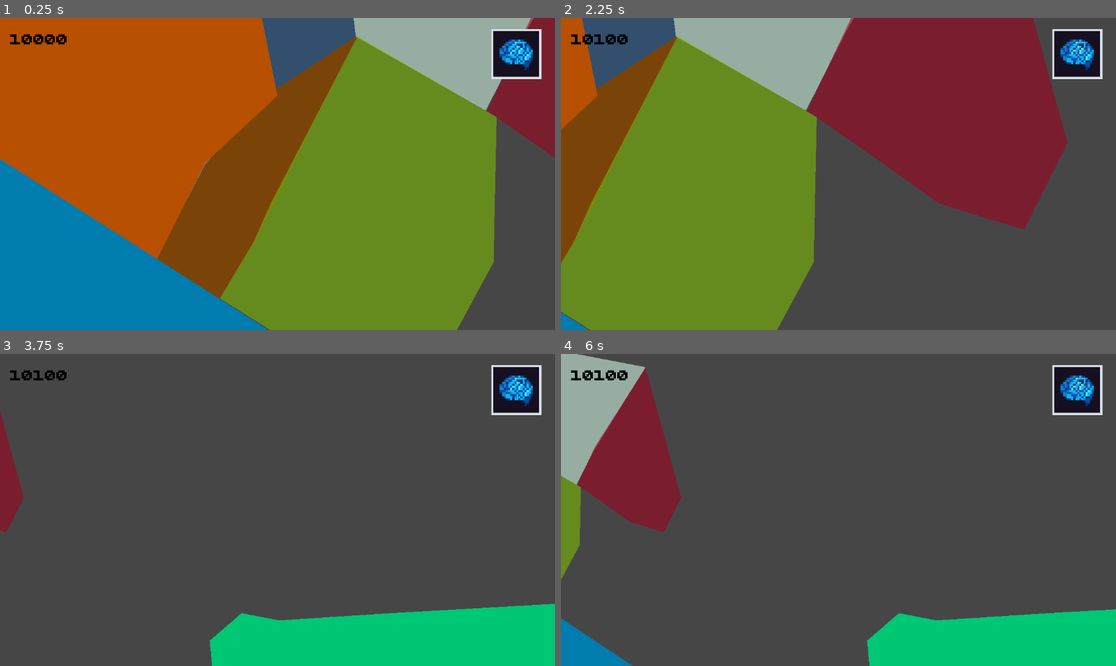
Above: before the commit, frames 1-4 (two rows, left to right).
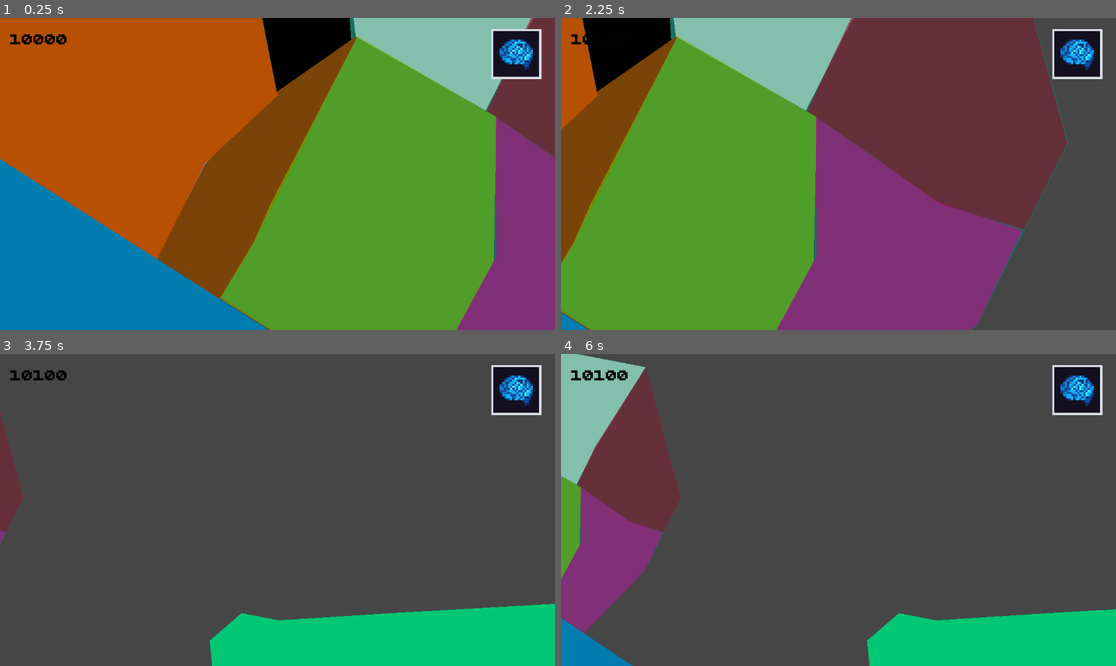
Above: after the commit, the same moments.

Repository: azizul987/Sawit-io
Game: Godot game, scene res://Scene/main.tscn
The game is run twice, just before and just after one commit, with the same random seed, the same clock (stepped at 60 frames per second) and the same inputs.
Inputs (mouse positions are in pixels of both pictures, inside the frame that each line leads up to):
- Up to frame 1 (0.25 s): no input
- Up to frame 2 (2.25 s): click (1077, 55) at 0.5 s; click (1077, 55) at 1.25 s; tap Enter at 2 s; move the mouse to (960, 158) at 2.02 s; hold Right (ui_right) from 2.03 s (still down); hold M (add_coin) from 2.03 s (still down); click (960, 158) at 2.17 s
- Up to frame 3 (3.75 s): release Right (ui_right) at 2.75 s; release M (add_coin) at 2.75 s; drag from (166, 525) to (249, 572) at 2.77 s; tap Space at 3.5 s; move the mouse to (333, 441) at 3.52 s; hold Right (ui_right) from 3.53 s (still down); tap E (zoom_out) at 3.6 s
- Up to frame 4 (6 s): release Right (ui_right) at 4.25 s; drag from (810, 572) to (672, 463) at 4.27 s; tap Enter at 5 s; move the mouse to (1005, 556) at 5.02 s; hold Left (ui_left) 5.03-5.75 s; tap Q (zoom_in) at 5.1 s; drag from (672, 463) to (755, 432) at 5.77 s

The runs differ from the first frame. In frame 1, 9.9% of the frame differs, in the area x 47-100%, y 0-100%; in frame 2, 20%, in the area x 3-92%, y 0-100%; in frame 3, less than 0.1%; in frame 4, 4.5%.

Commit message:
add  new area mekanik

Diff:
--- a/Logic/Data Templete/Data/Source/Area.gd
+++ b/Logic/Data Templete/Data/Source/Wilayah.gd
@@ -1,4 +1,4 @@
-class_name Area
+class_name Wilayah
 extends Resource
 enum TipeWilayah {
 	PROVINSI,
--- a/Logic/Data Templete/Data/ress/Lawang.tres
+++ /dev/null
@@ -1,12 +0,0 @@
-[gd_resource type="Resource" script_class="Area" format=3 uid="uid://n1ai2teu4848"]
-
-[ext_resource type="Script" uid="uid://b231hp4nl4apw" path="res://Logic/Data Templete/Data/Source/Area.gd" id="1_e8tvc"]
-
-[resource]
-script = ExtResource("1_e8tvc")
-id_wilayah = &"4"
-nama_wilayah = "Lawang"
-tipe_wilayah = 2
-harga = 0
-terbuka_default = true
-metadata/_custom_type_script = "uid://b231hp4nl4apw"
--- /dev/null
+++ b/Logic/Data Templete/Data/ress/Wilayah1.tres
@@ -0,0 +1,12 @@
+[gd_resource type="Resource" script_class="Wilayah" format=3 uid="uid://n1ai2teu4848"]
+
+[ext_resource type="Script" uid="uid://b231hp4nl4apw" path="res://Logic/Data Templete/Data/Source/Wilayah.gd" id="1_ww5xu"]
+
+[resource]
+script = ExtResource("1_ww5xu")
+id_wilayah = &"1"
+nama_wilayah = "Wilayah_1"
+tipe_wilayah = 2
+harga = 0
+terbuka_default = true
+metadata/_custom_type_script = "uid://b231hp4nl4apw"
--- /dev/null
+++ b/Logic/Data Templete/Data/ress/Wilayah2.tres
@@ -0,0 +1,11 @@
+[gd_resource type="Resource" script_class="Wilayah" format=3 uid="uid://7xqdmxfx278f"]
+
+[ext_resource type="Script" uid="uid://b231hp4nl4apw" path="res://Logic/Data Templete/Data/Source/Wilayah.gd" id="1_hxgrw"]
+
+[resource]
+script = ExtResource("1_hxgrw")
+id_wilayah = &"2"
+nama_wilayah = "Wilayah_2"
+tipe_wilayah = 2
+warna_terkunci = Color(0.00011236942, 0.0054461234, 0.0066736504, 1)
+metadata/_custom_type_script = "uid://b231hp4nl4apw"
--- a/Logic/skrip/Click.gd
+++ b/Logic/skrip/Click.gd
@@ -1,14 +1,13 @@
-class_name Wilayah
 extends Area2D
 
-signal wilayah_diklik(wilayah: Wilayah)
-signal wilayah_terkunci(wilayah: Wilayah)
+signal wilayah_diklik(wilayah)
+signal wilayah_terkunci(wilayah)
 
 const FONT_KOSTUM = preload(
 	"res://temp tekture/font/BPdotsSquareBold.otf"
 )
 
-@export var data: Area
+@export var data: Wilayah
 
 var can_click: bool = true
 var is_hovering: bool = false
@@ -17,6 +16,8 @@
 
 
 func _ready() -> void:
+	add_to_group("wilayah")
+
 	input_pickable = true
 
 	mouse_entered.connect(_on_mouse_entered)
@@ -109,7 +110,7 @@
 		Input.set_default_cursor_shape(Input.CURSOR_WAIT)
 
 
-func show_plus_effect(jumlah_poin: int) -> void:
+func show_plus_effect(jumlah_poin: float) -> void:
 	var label := Label.new()
 
 	label.text = "+%.1f" % jumlah_poin
--- a/Scene/main.tscn
+++ b/Scene/main.tscn
@@ -1,18 +1,21 @@
 [gd_scene format=3 uid="uid://dxkquoqy2ieyg"]
 
+[ext_resource type="Script" uid="uid://b7gcgmxtouwdw" path="res://Scene/map.gd" id="1_75buv"]
 [ext_resource type="Script" uid="uid://gdpchd5siepj" path="res://Logic/skrip/Click.gd" id="1_f6udf"]
 [ext_resource type="Script" uid="uid://dvn5kf0qm1qq8" path="res://Scene/policoly.gd" id="2_2wwxx"]
 [ext_resource type="Script" uid="uid://b5o0songb035l" path="res://Scene/GenPoli.gd" id="2_r34rm"]
 [ext_resource type="Texture2D" uid="uid://waqgwxuccu6e" path="res://temp tekture/peta-sumatera.jpeg" id="2_sblpm"]
-[ext_resource type="Resource" uid="uid://n1ai2teu4848" path="res://Logic/Data Templete/Data/ress/Lawang.tres" id="5_1xcnr"]
+[ext_resource type="Resource" uid="uid://n1ai2teu4848" path="res://Logic/Data Templete/Data/ress/Wilayah1.tres" id="5_1xcnr"]
 [ext_resource type="PackedScene" uid="uid://cxv7ow360bpqu" path="res://Ui/Ui_Main.tscn" id="5_3amdw"]
 [ext_resource type="Script" uid="uid://dwkfvo7lurs2s" path="res://Scene/Main__Camera.gd" id="6_ow1sv"]
+[ext_resource type="Resource" uid="uid://7xqdmxfx278f" path="res://Logic/Data Templete/Data/ress/Wilayah2.tres" id="7_c2iwn"]
 
 [node name="Main" type="Node2D" unique_id=457701414]
 metadata/_edit_horizontal_guides_ = [2677.7537]
 
 [node name="map" type="Node2D" parent="." unique_id=539465666]
 scale = Vector2(10, 10)
+script = ExtResource("1_75buv")
 
 [node name="PetaSumatera" type="Sprite2D" parent="map" unique_id=774412200]
 visible = false
@@ -46,57 +49,46 @@
 scale = Vector2(0.99999994, 0.99999994)
 
 [node name="Polygon2D" type="Polygon2D" parent="map/Sumatera Selatan/4" unique_id=451445263]
-visible = false
 position = Vector2(246, 208)
 color = Color(3.946722e-06, 0.5291943, 0.43840313, 0.654902)
 polygon = PackedVector2Array(6.209259, 14.172363, 1.1754456, 10.941681, 3.0537415, 7.1851196, 5.952881, 3.9421387, 4.38 …(202 unchanged characters)…
 uv = PackedVector2Array(12, 10, 12, -2, 18, -8, 23, -11, 23, -20, 44, -22, 53, -21, 63, -21, 63, -11, 66, -6, 79, 8, 84, 18, 84, 22, 79, 26, 74, 33, 49, 36, 42, 41, 36, 41, 32, 27)
 script = ExtResource("2_r34rm")
 
-[node name="Area2D" type="Area2D" parent="map/Sumatera Selatan/4" unique_id=1957909571]
+[node name="Wilayah 1" type="Area2D" parent="map/Sumatera Selatan/4" unique_id=1957909571]
 script = ExtResource("1_f6udf")
 data = ExtResource("5_1xcnr")
 
-[node name="Polygon2D" type="Polygon2D" parent="map/Sumatera Selatan/4/Area2D" unique_id=1814564053]
+[node name="Polygon2D" type="Polygon2D" parent="map/Sumatera Selatan/4/Wilayah 1" unique_id=1814564053]
 position = Vector2(249.2012, 217.29884)
 scale = Vector2(0.99999994, 0.99999994)
 color = Color(0.47843137, 0.26666668, 0.03137255, 1)
 polygon = PackedVector2Array(0.3955078, 3.3647766, -2.1981049, 1.6929016, -0.9911957, -0.7171631, -0.20185852, -2.2591248, 2.7716522, -5.393799, 6.0511627, -7.548828, 6.0808563, -7.5371094, 6.1003876, -7.523834, 1.7456207, 1.1741638)
 uv = PackedVector2Array(12, 10, 12, -2, 18, -8, 23, -11, 23, -20, 44, -22, 53, -21, 63, -21, 63, -11, 66, -6, 79, 8, 84, 18, 84, 22, 79, 26, 74, 33, 49, 36, 42, 41, 36, 41, 32, 27)
 
-[node name="CollisionPolygon2D" type="CollisionPolygon2D" parent="map/Sumatera Selatan/4/Area2D" unique_id=1007644107]
-visible = false
+[node name="CollisionPolygon2D" type="CollisionPolygon2D" parent="map/Sumatera Selatan/4/Wilayah 1" unique_id=1007644107]
 position = Vector2(249.2012, 217.29884)
 scale = Vector2(0.99999994, 0.99999994)
 polygon = PackedVector2Array(0.3955078, 3.3647766, -2.1981049, 1.6929016, -0.9911957, -0.7171631, -0.20185852, -2.2591248, 2.7716522, -5.393799, 6.0511627, -7.548828, 6.0808563, -7.5371094, 6.1003876, -7.523834, 1.7456207, 1.1741638)
 script = ExtResource("2_2wwxx")
 
-[node name="Area2D2" type="Area2D" parent="map/Sumatera Selatan/4" unique_id=571329373]
-
-[node name="Polygon2D2" type="Polygon2D" parent="map/Sumatera Selatan/4/Area2D2" unique_id=1008696285]
-position = Vector2(253.30002, 206.59998)
-scale = Vector2(0.99999976, 0.99999976)
-color = Color(0.1390754, 0.33772147, 0.5499617, 0.5686275)
-polygon = PackedVector2Array(-1.3577881, 5.3362427, -2.1707458, 1.5693359, -2.7062836, -1.3996277, -3.0071564, -1.7967224, -7.881256, -8.971039, 0.52108765, -8.27417, 1.9545593, 3.1462708)
-uv = PackedVector2Array(12, 10, 12, -2, 18, -8, 23, -11, 23, -20, 44, -22, 53, -21, 63, -21, 63, -11, 66, -6, 79, 8, 84, 18, 84, 22, 79, 26, 74, 33, 49, 36, 42, 41, 36, 41, 32, 27)
-
-[node name="Area2D3" type="Area2D" parent="map/Sumatera Selatan/4" unique_id=1040300005]
-
-[node name="Polygon2D4" type="Polygon2D" parent="map/Sumatera Selatan/4/Area2D3" unique_id=1274764802]
+[node name="Area2D" type="Area2D" parent="map/Sumatera Selatan/4" unique_id=1040300005]
+
+[node name="Polygon2D4" type="Polygon2D" parent="map/Sumatera Selatan/4/Area2D" unique_id=1274764802]
 position = Vector2(257.49808, 207.67746)
 scale = Vector2(0.9999998, 0.9999998)
 color = Color(0.8342242, 0.9857474, 0.9079565, 0.5686275)
 polygon = PackedVector2Array(3.1460876, 5.1457214, -2.245346, 2.0708313, -2.8503418, -2.6915894, -3.6787872, -9.350891, 1.6423035, -8.713684, 10.133652, -7.0892944, 10.300095, -7.0269165, 4.96933, 1.5775146)
 uv = PackedVector2Array(12, 10, 12, -2, 18, -8, 23, -11, 23, -20, 44, -22, 53, -21, 63, -21, 63, -11, 66, -6, 79, 8, 84, 18, 84, 22, 79, 26, 74, 33, 49, 36, 42, 41, 36, 41, 32, 27)
 
-[node name="Polygon2D2" type="Polygon2D" parent="map/Sumatera Selatan/4/Area2D3" unique_id=1898434610]
+[node name="Polygon2D2" type="Polygon2D" parent="map/Sumatera Selatan/4/Area2D" unique_id=1898434610]
 position = Vector2(262.83615, 211.21796)
 scale = Vector2(0.9999998, 0.9999998)
 color = Color(0.6313726, 0, 0.11764706, 0.5686275)
 polygon = PackedVector2Array(0.3955078, 3.3647766, -2.1372528, 1.6172485, -0.2680664, -2.3428955, 4.9465485, -10.513214, 5.017502, -10.380157, 8.668716, 2.9501038, 6.8680573, 6.5514526, 3.3539276, 5.472992)
 uv = PackedVector2Array(12, 10, 12, -2, 18, -8, 23, -11, 23, -20, 44, -22, 53, -21, 63, -21, 63, -11, 66, -6, 79, 8, 84, 18, 84, 22, 79, 26, 74, 33, 49, 36, 42, 41, 36, 41, 32, 27)
 
-[node name="Polygon2D3" type="Polygon2D" parent="map/Sumatera Selatan/4/Area2D3" unique_id=497778157]
+[node name="Polygon2D3" type="Polygon2D" parent="map/Sumatera Selatan/4/Area2D" unique_id=497778157]
 position = Vector2(251.99998, 218.99997)
 scale = Vector2(0.9999998, 0.9999998)
 color = Color(0.48960435, 0.7499166, 0, 0.5686275)
@@ -104,7 +96,6 @@
 uv = PackedVector2Array(12, 10, 12, -2, 18, -8, 23, -11, 23, -20, 44, -22, 53, -21, 63, -21, 63, -11, 66, -6, 79, 8, 84, 18, 84, 22, 79, 26, 74, 33, 49, 36, 42, 41, 36, 41, 32, 27)
 
 [node name="Area2D4" type="Area2D" parent="map/Sumatera Selatan/4" unique_id=534878090]
-visible = false
 
 [node name="Polygon2D2" type="Polygon2D" parent="map/Sumatera Selatan/4/Area2D4" unique_id=1948464681]
 position = Vector2(259.95657, 224.24567)
@@ -112,6 +103,17 @@
 color = Color(0.8076491, 9.241105e-06, 0.5288728, 0.5686275)
 polygon = PackedVector2Array(1.4820862, 4.004059, -2.4584656, 1.3880005, -1.2209625, -0.9446106, -0.43971252, -2.5047913, 1.1172485, -5.3520813, 1.1062012, -11.159058, 6.201248, -7.611664, 9.686523, -6.448395, 7.80661, -2.5610657, 6.468384, -1.1273499)
 uv = PackedVector2Array(12, 10, 12, -2, 18, -8, 23, -11, 23, -20, 44, -22, 53, -21, 63, -21, 63, -11, 66, -6, 79, 8, 84, 18, 84, 22, 79, 26, 74, 33, 49, 36, 42, 41, 36, 41, 32, 27)
+
+[node name="Wilayah_2" type="Area2D" parent="map/Sumatera Selatan/4" unique_id=1722814435]
+script = ExtResource("1_f6udf")
+data = ExtResource("7_c2iwn")
+
+[node name="Polygon2D" type="Polygon2D" parent="map/Sumatera Selatan/4/Wilayah_2" unique_id=285864580]
+polygon = PackedVector2Array(254.36932, 198.41312, 255.05295, 209.8852, 251.97398, 212.04047, 250.63974, 205.26678, 245.09764, 197.41544)
+
+[node name="CollisionPolygon2D" type="CollisionPolygon2D" parent="map/Sumatera Selatan/4/Wilayah_2" unique_id=2104537447]
+polygon = PackedVector2Array(254.36932, 198.41312, 255.05295, 209.8852, 251.97398, 212.04047, 250.63974, 205.26678, 245.09764, 197.41544)
+script = ExtResource("2_2wwxx")
 
 [node name="Tempelte" type="Area2D" parent="map" unique_id=1404920364]
 position = Vector2(257, 272.2)
--- /dev/null
+++ b/Scene/map.gd
@@ -0,0 +1,13 @@
+extends Node
+
+var daftar_wilayah: Array = []
+
+
+func _ready() -> void:
+	ambil_semua_wilayah()
+
+
+func ambil_semua_wilayah() -> void:
+	daftar_wilayah = get_tree().get_nodes_in_group("wilayah")
+
+	print("Jumlah wilayah: ", daftar_wilayah.size())
Renamed: Logic/Data Templete/Data/Source/Area.gd.uid -> Logic/Data Templete/Data/Source/Wilayah.gd.uid
Not shown, added: Scene/map.gd.uid
